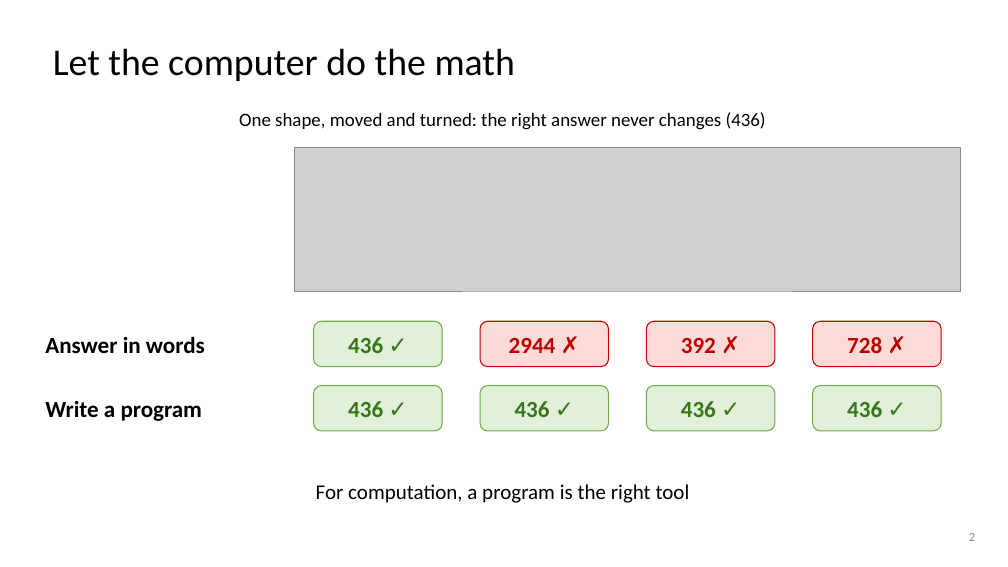
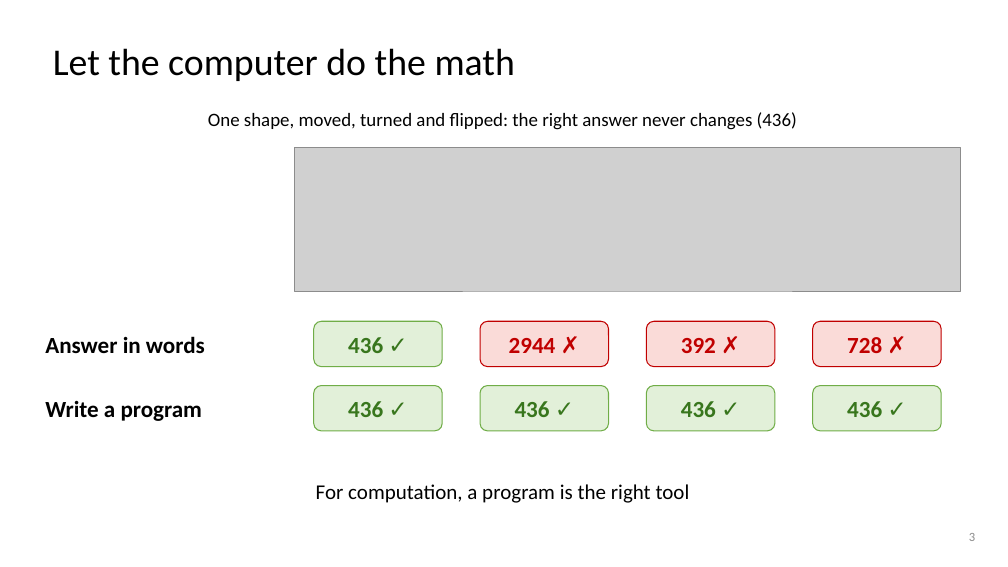
Before and after one commit to dlwns147/CSED490E_Project_Team5, a slide deck: slide 3 of PROPOSAL_slides.pptx (slide 2 before the commit). Drawn at 1008x567 pixels with LibreOffice and Linux fonts; fonts in the diff are those of the drawing; grey boxes stand for pictures. Boxes give left, top, right and bottom in pixels: in the first picture for what was removed or moved away, otherwise in the second. Text is boxed around its words. In the diff, an @@ line names an element or a change of style, - is before the commit and + after.

```diff
--- a/PROPOSAL_slides.pptx
+++ b/PROPOSAL_slides.pptx
@@ text at box(208, 112, 797, 130): text changed @@
-One shape, moved and turned: the right answer never changes (436)
+One shape, moved, turned and flipped: the right answer never changes (436)
```
Also in this commit, not shown: 5 other slides changed, 3 other files.
